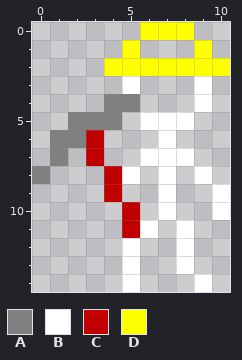
Pixel-art sprite -- sprites/Player2.png. Above is the file before it was changed.
The file is 11x15 pixels.
Palette (. is transparent): A #808080  B #ffffff  C #c00000  D #ffff00
The result:
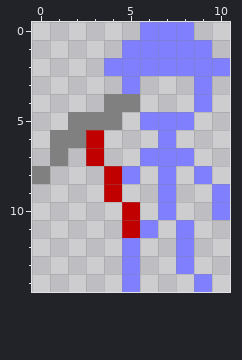
What changed:
@@ palette @@
-B #ffffff
+B #8080ff
@@ x 0..10 @@
- 0 ......DDD..
- 1 .....D...D.
- 2 ....DDDDDDD
+ 0 ......BBB..
+ 1 .....BBBBB.
+ 2 ....BBBBBBB
  3 .....B...B.
Where, in picture pixels (left, top, right, bottom), the same in both pictures:
changed: (104, 22, 230, 292)
